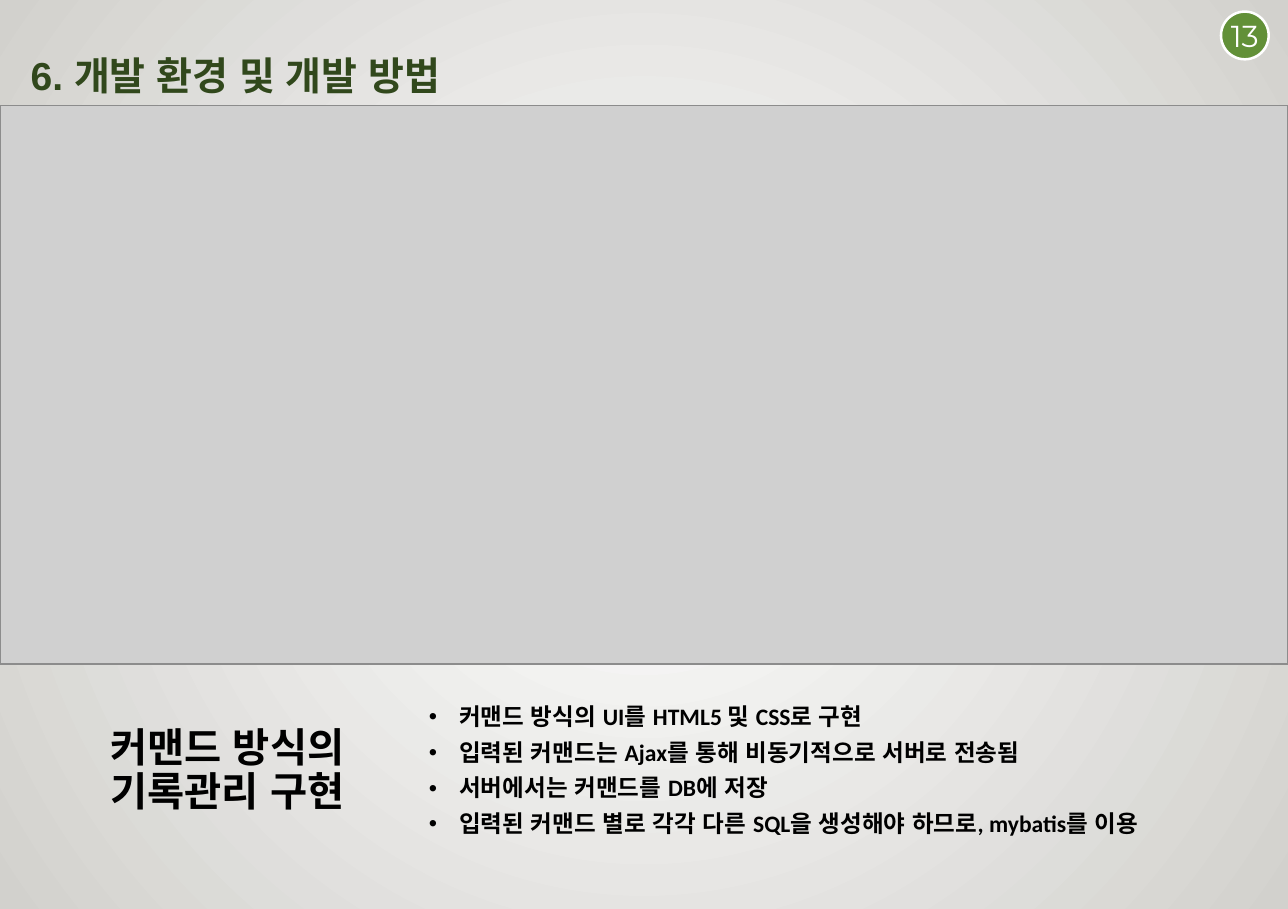
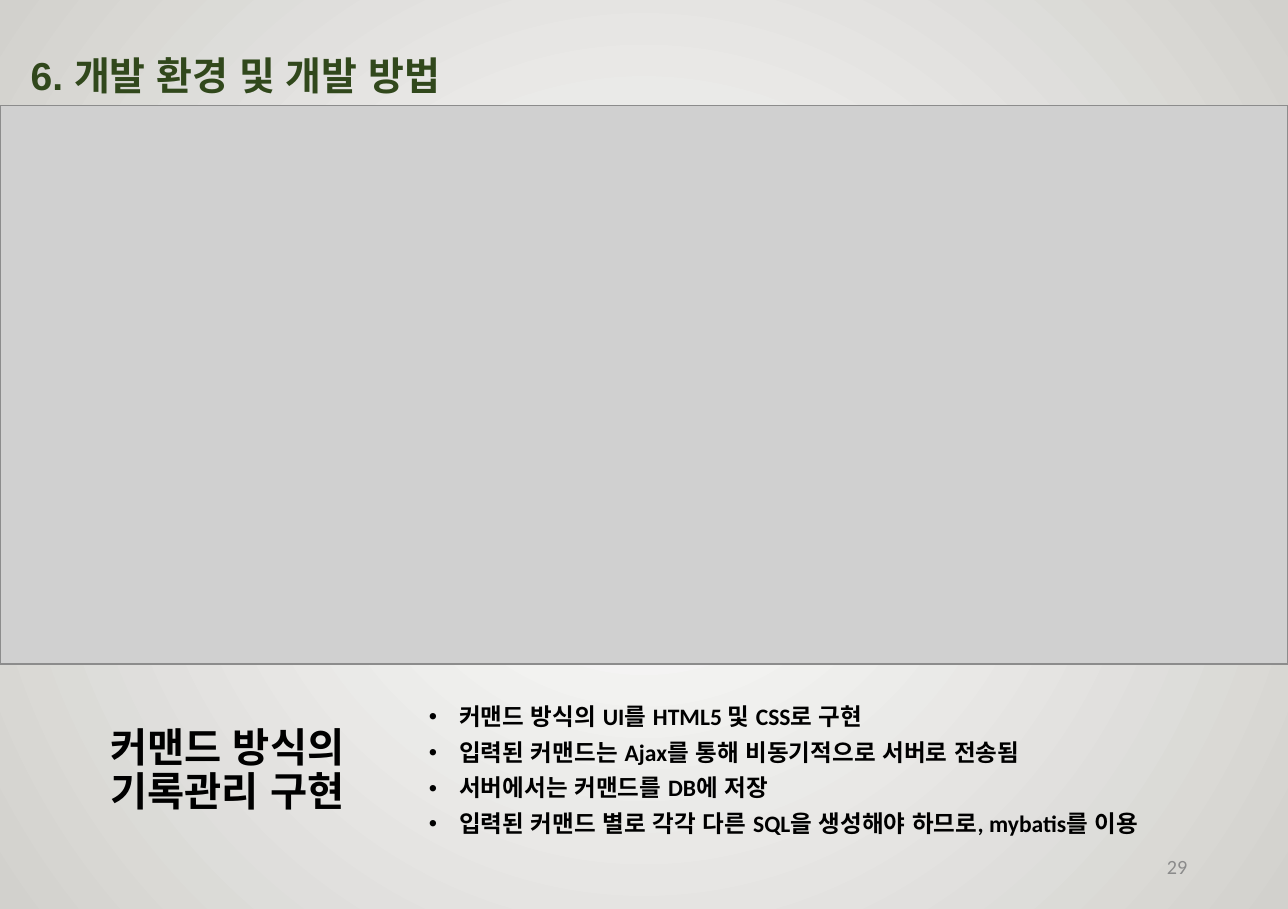
Before and after one commit to rimbong/Webengers, a slide deck: slide 29 of resources/졸작설계서.pptx (slide 14 before the commit). Drawn at 1288x909 pixels with LibreOffice and Linux fonts; fonts in the diff are those of the drawing; grey boxes stand for pictures; background and template pictures are left out. Boxes give left, top, right and bottom in pixels: in the first picture for what was removed or moved away, otherwise in the second. Text is boxed around its words. In the diff, an @@ line names an element or a change of style, - is before the commit and + after.

```diff
--- a/resources/졸작설계서.pptx
+++ b/resources/졸작설계서.pptx
@@ ellipse removed at [1221,12,1269,59] @@
-13
@@ page number added at [1167,861,1187,874], 12 pt, text #8C8C8C @@
+29
```
Also in this commit, not shown: 17 other slides changed, 17 slides added, 2 slides removed.
